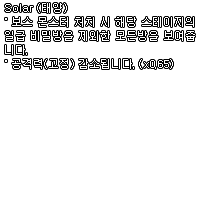
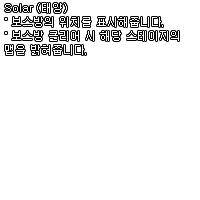
Layered file, before and after one edit (200x200). Changes by layer:
renamed "Solar (태양) ˚ 보스 몬스터 처치 시 해당 스테이지의 일급 비밀방을 제외한 모든방을 보여줍 니다. ˚ 공격" to "Solar (태양) ˚ 보스방의 위치를 표시해줍니다. ˚ 보스방 클리어 시 해당 스테이지의 맵을 밝혀줍니다.", painted on it over left=5, top=16, right=195, bottom=69
